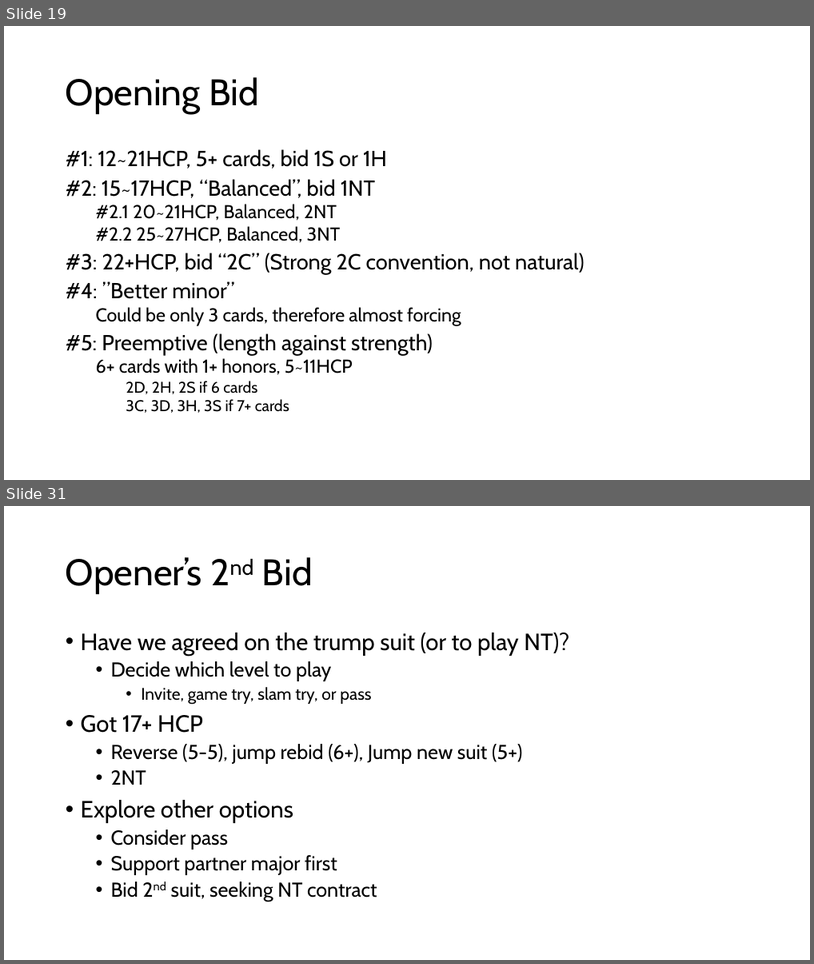
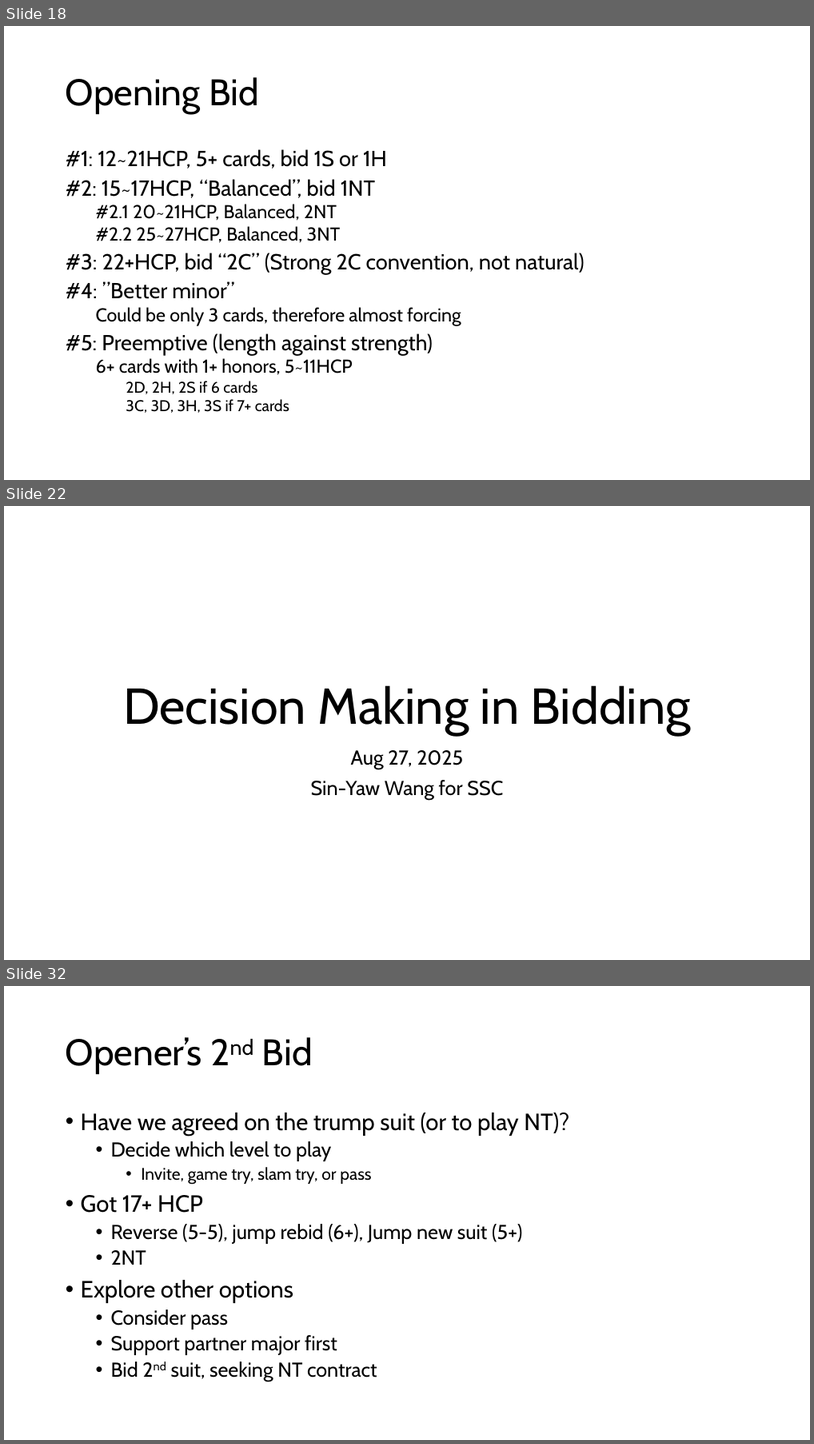
Before and after one commit to sywhub/bridge101, a slide deck: lectures.pptx. Shown one above the other, each under a label of ours: slides 19 and 31 before the commit, slides 18, 22 and 32 after it; the slides between them are not shown. The pictures are 814x964 and 814x1444 pixels, drawn with LibreOffice and Linux fonts; fonts in the diff are those of the drawing; background and template pictures are left out. Boxes give left, top, right and bottom in pixels: in the first picture for what was removed or moved away, otherwise in the second. Text is boxed around its words. In the diff, an @@ line names an element or a change of style, - is before the commit and + after.

```diff
--- a/lectures.pptx
+++ b/lectures.pptx
@@ slide 22 added at bbox=[4, 506, 810, 960], background #FFFFFF @@
@@ title added at bbox=[123, 685, 690, 736], 60 pt, text #000000 @@
+Decision Making in Bidding
@@ subtitle added at bbox=[311, 750, 503, 800], 24 pt, text #000000 @@
+Aug 27, 2025
+Sin-Yaw Wang for SSC
@@ what was slide 19 is now slide 18 @@
@@ what was slide 31 is now slide 32 @@
```
Also in this commit, not shown: 3 slides changed, 16 other slides added, 2 slides removed, 3 other files.
